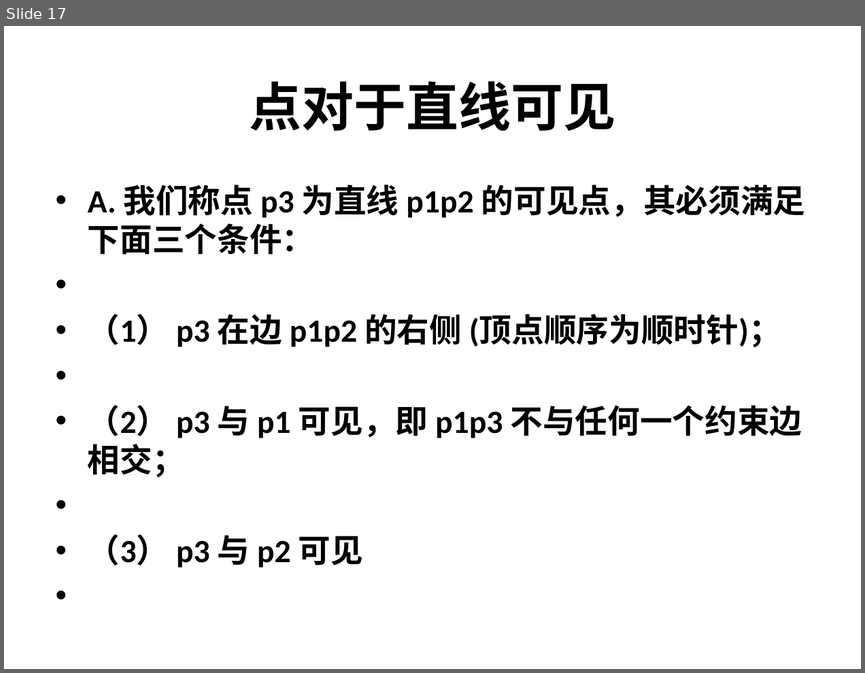
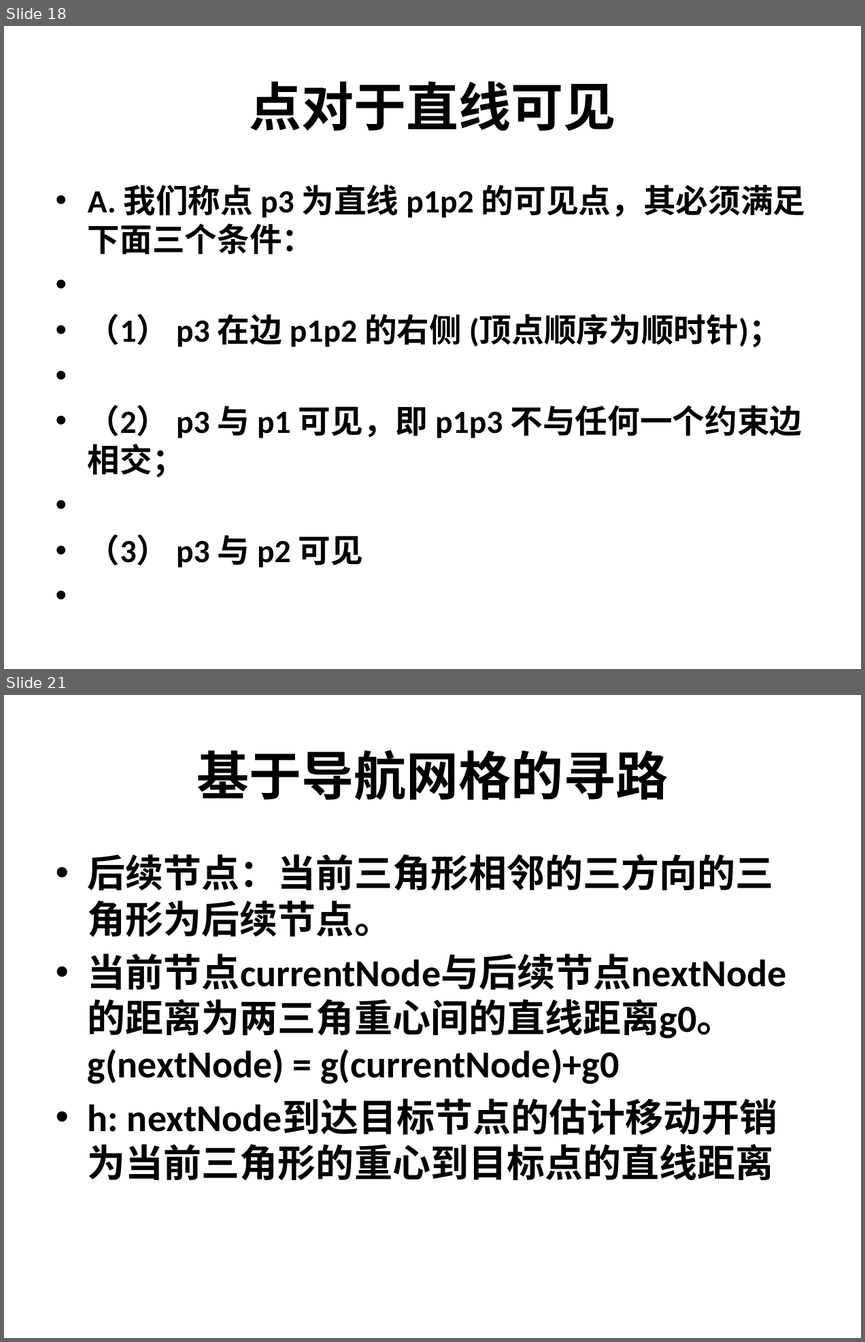
Before and after one commit to heyaolong1987/my-webgame, a slide deck: 工作文档/AStar算法及导航网格寻路.pptx. Shown one above the other, each under a label of ours: slide 17 before the commit, slides 18 and 21 after it; the slides between them are not shown. The pictures are 865x673 and 865x1342 pixels, drawn with LibreOffice and Linux fonts; fonts in the diff are those of the drawing. Boxes give left, top, right and bottom in pixels: in the first picture for what was removed or moved away, otherwise in the second. Text is boxed around its words. In the diff, an @@ line names an element or a change of style, - is before the commit and + after.

```diff
--- a/工作文档/AStar算法及导航网格寻路.pptx
+++ b/工作文档/AStar算法及导航网格寻路.pptx
@@ slide 21 added at (4, 695, 861, 1338), background #FFFFFF @@
@@ title added at (196, 750, 668, 800), 44 pt, text #000000, bold @@
+基于导航网格的寻路
@@ text added at (88, 853, 787, 1132), 32 pt, text #000000, bold @@
+• 后续节点：当前三角形相邻的三方向的三角形为后续节点。
+• 当前节点currentNode与后续节点nextNode的距离为两三角重心间的直线距离g0。g(nextNode) = g(currentNode)+g0
+• h: nextNode到达目标节点的估计移动开销为当前三角形的重心到目标点的直线距离
@@ what was slide 17 is now slide 18 @@
```
Also in this commit, not shown: 8 slides changed, 5 other slides added, 1 slide removed.
